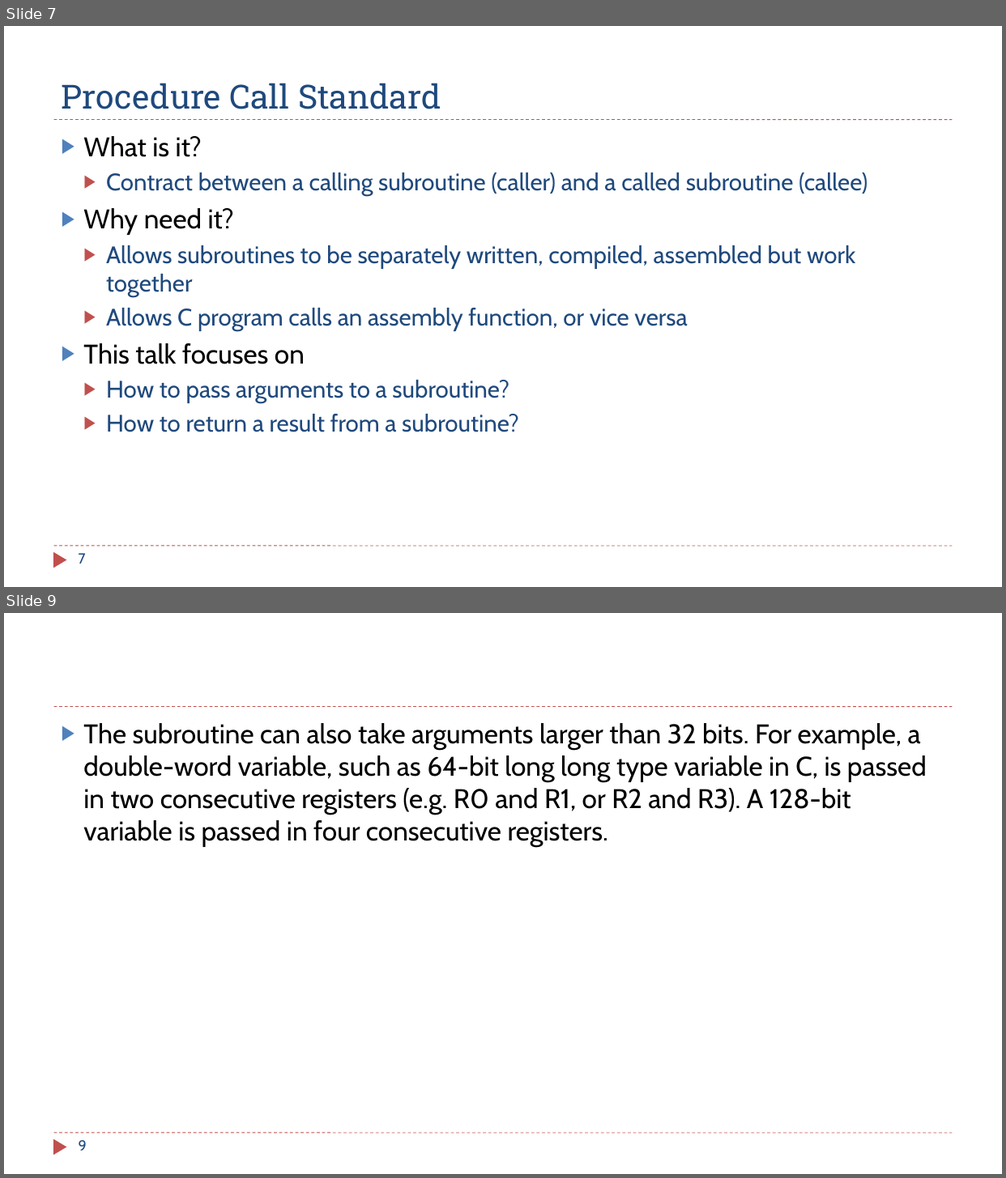
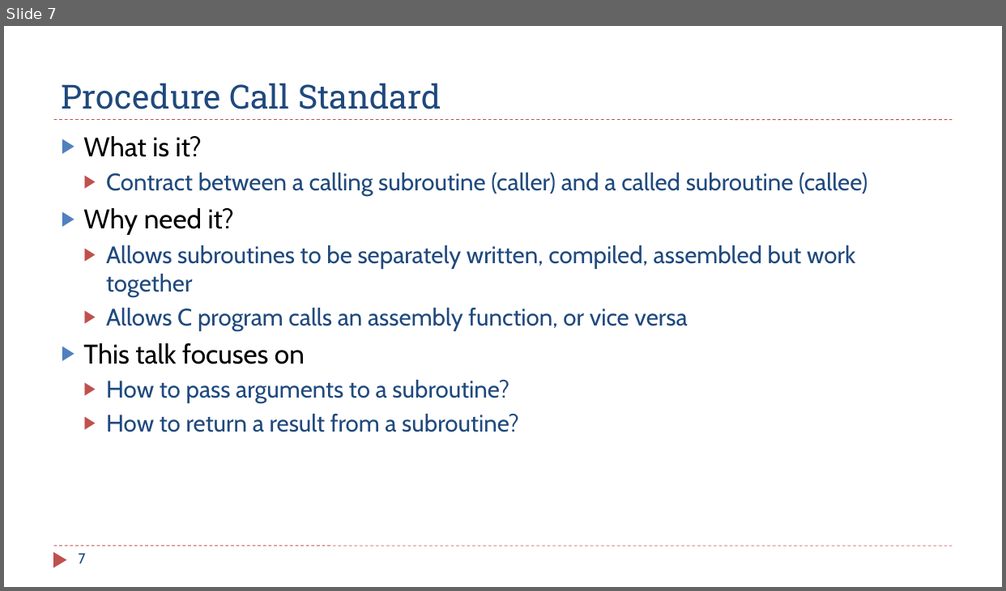
Before and after one commit to guhofstra/CSC111Fa25, a slide deck: PPTs/Ch8_ARM_Subroutines_1_Parameters_Registers.pptx. Shown one above the other, each under a label of ours: slides 7 and 9 before the commit, slide 7 after it; the slides between them are not shown. The pictures are 1006x1178 and 1006x591 pixels, drawn with LibreOffice and Linux fonts; fonts in the diff are those of the drawing. Boxes give left, top, right and bottom in pixels: in the first picture for what was removed or moved away, otherwise in the second. Text is boxed around its words. In the diff, an @@ line names an element or a change of style, - is before the commit and + after.

```diff
--- a/PPTs/Ch8_ARM_Subroutines_1_Parameters_Registers.pptx
+++ b/PPTs/Ch8_ARM_Subroutines_1_Parameters_Registers.pptx
@@ slide 9 removed at [4, 613, 1002, 1174], background #FFFFFF; not listed: 3 template elements that a slide beside it also shows @@
@@ text removed at [83, 723, 927, 847] @@
-▶ The subroutine can also take arguments larger than 32 bits. For example, a double-word variable, such as 64-bit long long type variable in C, is passed in two consecutive registers (e.g. R0 and R1, or R2 and R3). A 128-bit variable is passed in four consecutive registers.
@@ page number removed at [79, 1140, 87, 1151] @@
-9
```
Also in this commit, not shown: 1 slide changed, 1 slide added, 3 other files.
